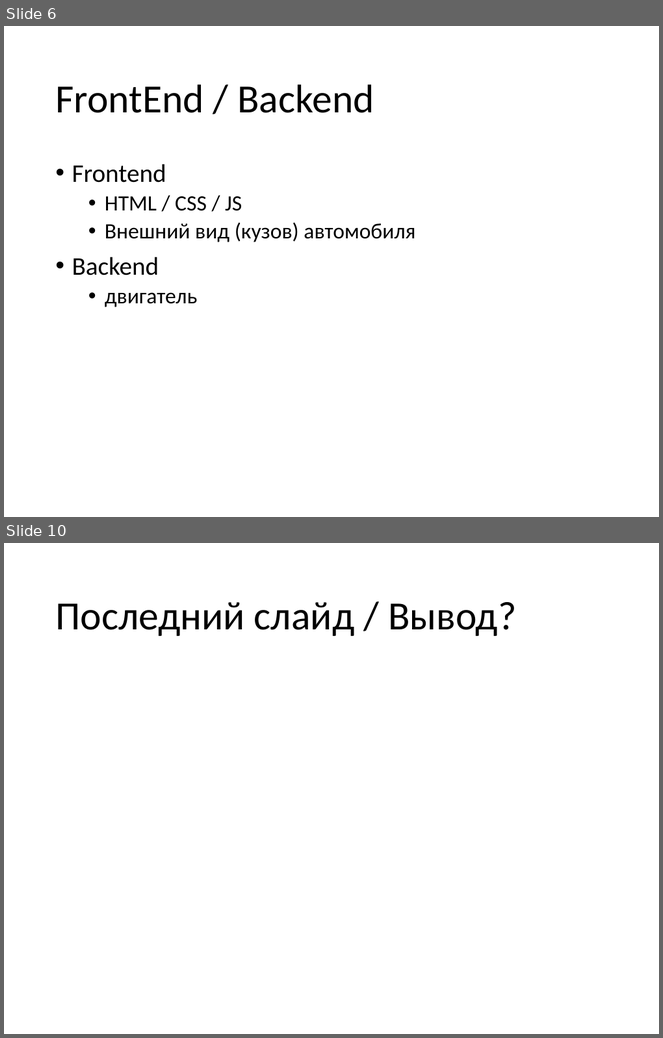
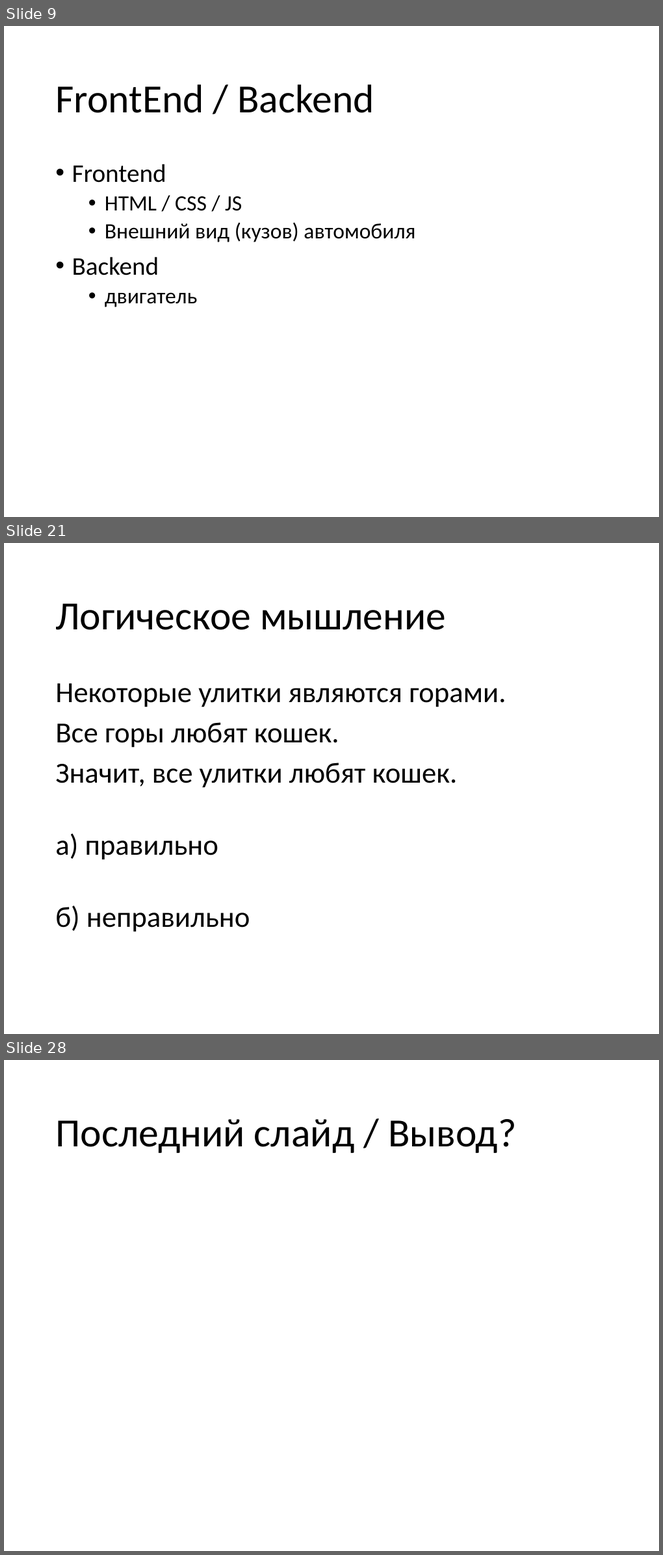
Before and after one commit to vitali-kviatkouski/personal, a slide deck: epamkids/EPAMKids.pptx. Shown one above the other, each under a label of ours: slides 6 and 10 before the commit, slides 9, 21 and 28 after it; the slides between them are not shown. The pictures are 663x1038 and 663x1555 pixels, drawn with LibreOffice and Linux fonts; fonts in the diff are those of the drawing. Boxes give left, top, right and bottom in pixels: in the first picture for what was removed or moved away, otherwise in the second. Text is boxed around its words. In the diff, an @@ line names an element or a change of style, - is before the commit and + after.

```diff
--- a/epamkids/EPAMKids.pptx
+++ b/epamkids/EPAMKids.pptx
@@ slide 21 added at [4,543,659,1034], background #FFFFFF @@
@@ title added at [55,603,446,630], 44 pt, text #000000 @@
+Логическое мышление
@@ text added at [55,683,506,932], 32 pt, text #000000 @@
+Некоторые улитки являются горами.
+Все горы любят кошек.
+Значит, все улитки любят кошек.
+а) правильно
+б) неправильно
@@ what was slide 6 is now slide 9 @@
@@ what was slide 10 is now slide 28 @@
```
Also in this commit, not shown: 3 slides changed, 18 other slides added, 1 slide removed.
